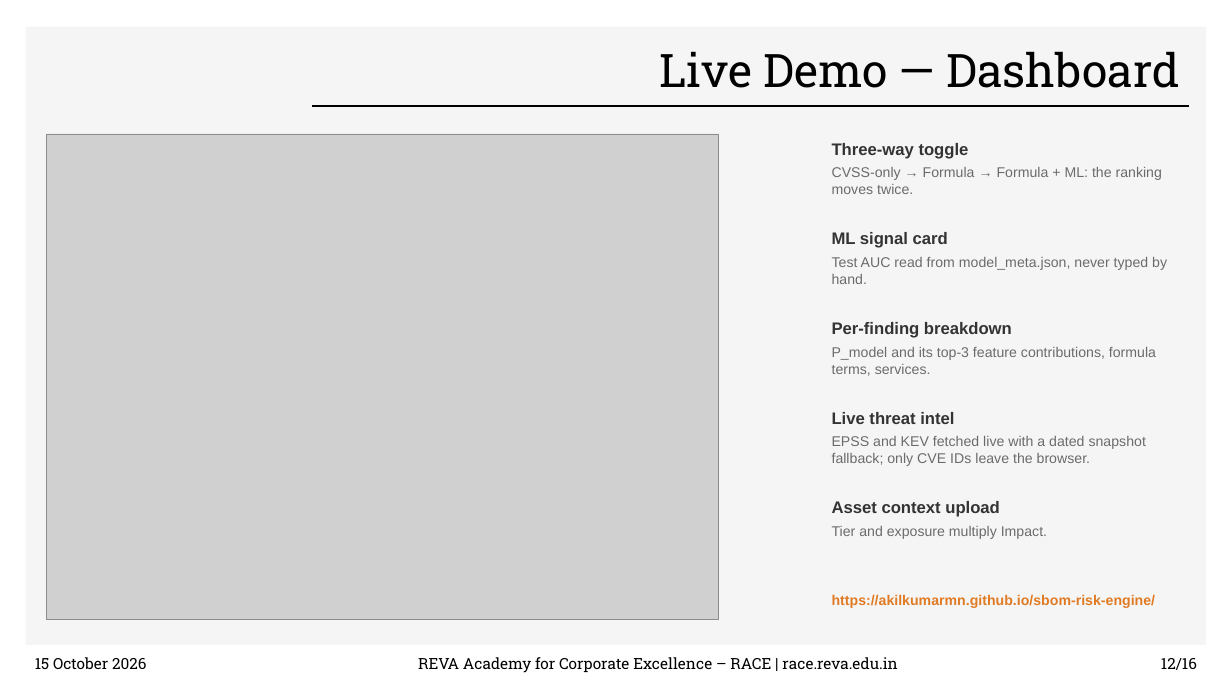
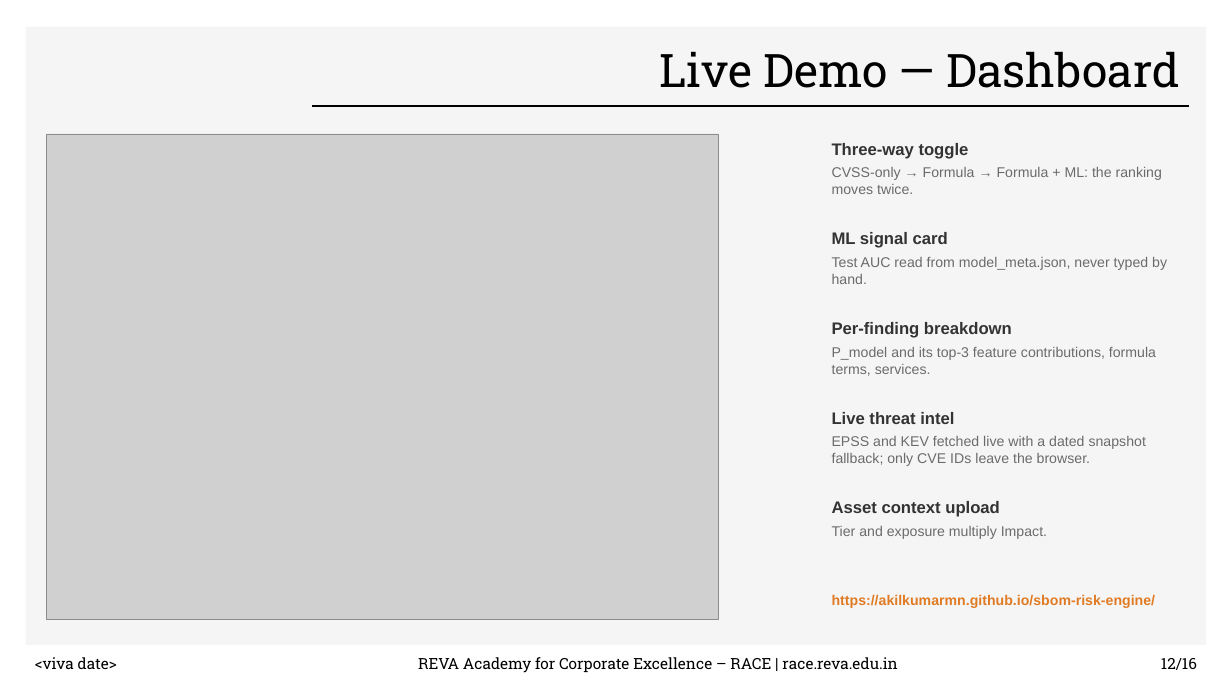
Before and after one commit to akilkumarmn/sbom-risk-engine, a slide deck: slide 12 of docs/deck/Cap2_SBOM_Risk_Engine_results.pptx. Drawn at 1232x693 pixels with LibreOffice and Linux fonts; fonts in the diff are those of the drawing; grey boxes stand for pictures; background and template pictures are left out. Boxes give left, top, right and bottom in pixels: in the first picture for what was removed or moved away, otherwise in the second. Text is boxed around its words. In the diff, an @@ line names an element or a change of style, - is before the commit and + after.

```diff
--- a/docs/deck/Cap2_SBOM_Risk_Engine_results.pptx
+++ b/docs/deck/Cap2_SBOM_Risk_Engine_results.pptx
@@ text at (35, 657, 117, 669): text changed @@
-15 October 2026
+<viva date>
```
Also in this commit, not shown: 15 other slides changed, 32 other files.
